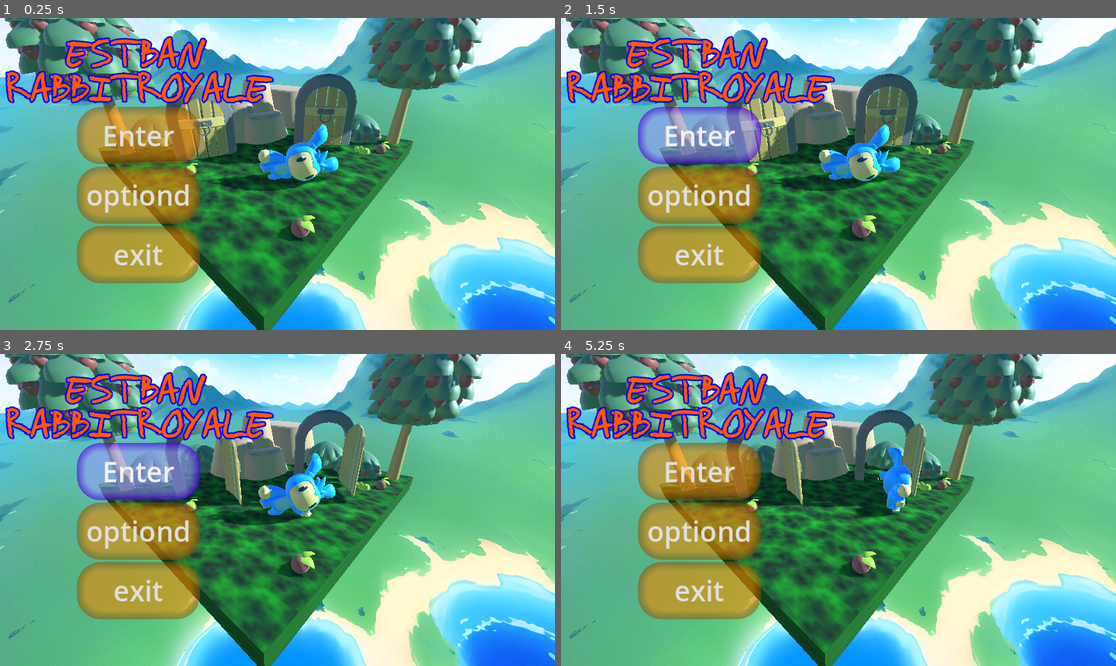
Above: before the commit, frames 1-4 (two rows, left to right).
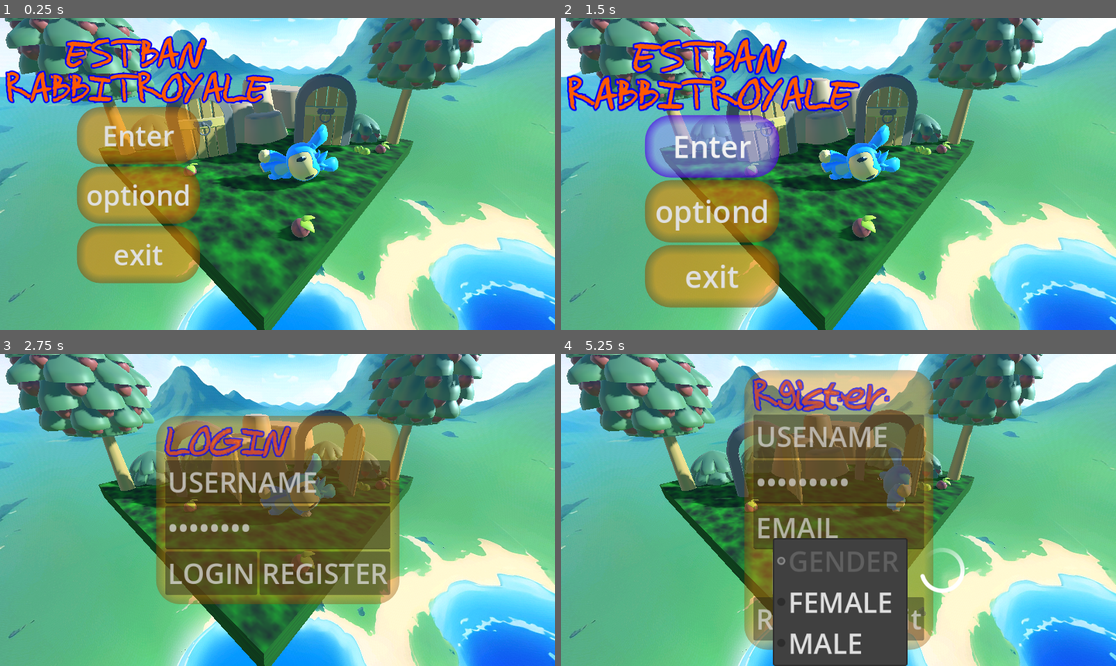
Above: after the commit, the same moments.

Repository: orial021/RabbitRoyale
Game: Godot game, scene res://Scenes/menu/menu.tscn
The game is run twice, just before and just after one commit, with the same random seed, the same clock (stepped at 60 frames per second) and the same inputs.
Inputs (mouse positions are in pixels of both pictures, inside the frame that each line leads up to):
- Up to frame 1 (0.25 s): no input
- Up to frame 2 (1.5 s): click "optiond" at 0.5 s; click "Enter" at 1.25 s
- Up to frame 3 (2.75 s): click (138, 472) at 2 s, where only the run before the commit has a clickable "Enter"
- Up to frame 4 (5.25 s): click (771, 572) at 2.75 s, where only the run after the commit has a clickable "LOGIN"; click (882, 572) at 3.5 s, where only the run after the commit has a clickable "REGISTER"; move the mouse to (960, 494) at 4.27 s; hold Right (ui_right) 4.28-5 s; tap Space (ui_select) at 4.52 s; click (838, 572) at 5 s, where only the run after the commit has a clickable "GENDER"

The runs differ from the first frame. In frame 2, 18% of the frame differs, in the area x 0-54%, y 5-93%; in frame 3, 37%; in frame 4, 45%, in the area x 0-73%, y 5-100%.

Commit message:
feat(menu): login and  register creation
feat(menu/register): conexion HTTP

Diff:
--- /dev/null
+++ b/rabitRoyale/EstebanRabbit/Scenes/menu/gui.gd
@@ -0,0 +1 @@
+extends CanvasLayer
--- /dev/null
+++ b/rabitRoyale/EstebanRabbit/Scenes/menu/login.gd
@@ -0,0 +1,20 @@
+extends MarginContainer
+
+@onready var http_login: HTTPRequest = $HTTPLogin
+@onready var http_profile: HTTPRequest = $HTTPProfile
+var json = JSON.new()
+var endpoint : String
+var password : String
+
+func _process(delta: float) -> void:
+	$"../Change_icon".rotation += 0.1
+
+func _on_login_pressed() -> void:
+	$"../Change_icon".visible = true
+	Global.username = %Username.text
+	password = %Password.text
+	var data = "username=" + Global.username + "&password=" + password
+	endpoint = Global.HOST + "auth/login"
+	var  headers = PackedStringArray()
+	headers.push_back("Content-Type: application/x-www-form-urlencoded")
+	http_login.request(endpoint, headers, HTTPClient.METHOD_POST, data)
--- a/rabitRoyale/EstebanRabbit/Scenes/menu/menu.tscn
+++ b/rabitRoyale/EstebanRabbit/Scenes/menu/menu.tscn
@@ -11,9 +11,13 @@
 [ext_resource type="Texture2D" uid="uid://ceqf60a4yumpn" path="res://Assets/Images/clouds_anime_6k.jpg" id="8_uwxxs"]
 [ext_resource type="PackedScene" uid="uid://bqj0kmee5q0q0" path="res://Scenes/menu/door_2.tscn" id="9_i081d"]
 [ext_resource type="PackedScene" uid="uid://b606olqb4dcop" path="res://Scenes/menu/charactermenu.tscn" id="9_qwfkq"]
+[ext_resource type="Script" uid="uid://c2kukrmvgrd1q" path="res://Scenes/menu/gui.gd" id="12_fpwaj"]
 [ext_resource type="Theme" uid="uid://cbaf64cm2n3qx" path="res://Resources/Utils/menu.tres" id="12_tumgr"]
 [ext_resource type="StyleBox" uid="uid://t43ed07sxino" path="res://Resources/Utils/HoverButton.tres" id="13_fpwaj"]
 [ext_resource type="StyleBox" uid="uid://co4lgbj6366pm" path="res://Resources/Utils/enterButton.tres" id="13_pofsc"]
+[ext_resource type="Script" uid="uid://dvg3vhalrpc0j" path="res://Scenes/menu/register.gd" id="16_d2wo7"]
+[ext_resource type="Script" uid="uid://dunly7h72avsi" path="res://Scenes/menu/login.gd" id="17_mdmk3"]
+[ext_resource type="Texture2D" uid="uid://xi355g67hqmx" path="res://Assets/Images/ICONO CARGA.png" id="18_mdmk3"]
 
 [sub_resource type="FastNoiseLite" id="FastNoiseLite_3fcxt"]
 noise_type = 2
@@ -160,9 +164,10 @@
 [node name="Character_menu" parent="." instance=ExtResource("9_qwfkq")]
 transform = Transform3D(0.999435, -0.0336258, 1.46986e-09, -2.42625e-15, -4.37114e-08, -1, 0.0336258, 0.999435, -4.36867e-08, 1.08847, 0.602607, 4.72512)
 
-[node name="CanvasLayer" type="CanvasLayer" parent="."]
-
-[node name="Control" type="Control" parent="CanvasLayer"]
+[node name="GUI" type="CanvasLayer" parent="."]
+script = ExtResource("12_fpwaj")
+
+[node name="Control" type="Control" parent="GUI"]
 layout_mode = 3
 anchors_preset = 15
 anchor_right = 1.0
@@ -170,7 +175,7 @@
 grow_horizontal = 2
 grow_vertical = 2
 
-[node name="MarginContainer" type="MarginContainer" parent="CanvasLayer/Control"]
+[node name="MarginContainer" type="MarginContainer" parent="GUI/Control"]
 layout_mode = 1
 anchors_preset = 9
 anchor_bottom = 1.0
@@ -178,44 +183,183 @@
 offset_bottom = -47.0
 grow_vertical = 2
 
-[node name="VBoxContainer" type="VBoxContainer" parent="CanvasLayer/Control/MarginContainer"]
+[node name="VBoxContainer" type="VBoxContainer" parent="GUI/Control/MarginContainer"]
 layout_mode = 2
 size_flags_vertical = 4
 
-[node name="Label" type="Label" parent="CanvasLayer/Control/MarginContainer/VBoxContainer"]
+[node name="Label" type="Label" parent="GUI/Control/MarginContainer/VBoxContainer"]
 layout_mode = 2
 theme = ExtResource("12_tumgr")
 text = "ESTBAN
 RABBITROYALE"
 horizontal_alignment = 1
 
-[node name="VBoxContainer" type="VBoxContainer" parent="CanvasLayer/Control/MarginContainer/VBoxContainer"]
+[node name="VBoxContainer" type="VBoxContainer" parent="GUI/Control/MarginContainer/VBoxContainer"]
 layout_mode = 2
 size_flags_horizontal = 4
 size_flags_vertical = 8
 theme = ExtResource("12_tumgr")
 
-[node name="enter" type="Button" parent="CanvasLayer/Control/MarginContainer/VBoxContainer/VBoxContainer"]
+[node name="enter" type="Button" parent="GUI/Control/MarginContainer/VBoxContainer/VBoxContainer"]
 layout_mode = 2
 focus_mode = 0
 theme_override_styles/hover = ExtResource("13_fpwaj")
 theme_override_styles/normal = ExtResource("13_pofsc")
 text = "Enter"
 
-[node name="options" type="Button" parent="CanvasLayer/Control/MarginContainer/VBoxContainer/VBoxContainer"]
+[node name="options" type="Button" parent="GUI/Control/MarginContainer/VBoxContainer/VBoxContainer"]
 layout_mode = 2
 focus_mode = 0
 theme_override_styles/hover = ExtResource("13_fpwaj")
 theme_override_styles/normal = ExtResource("13_pofsc")
 text = "optiond"
 
-[node name="exit" type="Button" parent="CanvasLayer/Control/MarginContainer/VBoxContainer/VBoxContainer"]
+[node name="exit" type="Button" parent="GUI/Control/MarginContainer/VBoxContainer/VBoxContainer"]
 layout_mode = 2
 focus_mode = 0
 theme_override_styles/hover = ExtResource("13_fpwaj")
 theme_override_styles/normal = ExtResource("13_pofsc")
 text = "exit"
 
-[connection signal="pressed" from="CanvasLayer/Control/MarginContainer/VBoxContainer/VBoxContainer/enter" to="." method="_on_enter_pressed"]
-[connection signal="pressed" from="CanvasLayer/Control/MarginContainer/VBoxContainer/VBoxContainer/options" to="." method="_on_options_pressed"]
-[connection signal="pressed" from="CanvasLayer/Control/MarginContainer/VBoxContainer/VBoxContainer/exit" to="." method="_on_exit_pressed"]
+[node name="Register" type="MarginContainer" parent="GUI/Control"]
+unique_name_in_owner = true
+modulate = Color(1, 1, 1, 0)
+layout_mode = 1
+anchors_preset = 8
+anchor_left = 0.5
+anchor_top = 0.5
+anchor_right = 0.5
+anchor_bottom = 0.5
+offset_left = -34.0
+offset_top = -82.0
+offset_right = 34.0
+offset_bottom = 82.0
+grow_horizontal = 2
+grow_vertical = 2
+script = ExtResource("16_d2wo7")
+
+[node name="PanelContainer" type="PanelContainer" parent="GUI/Control/Register"]
+layout_mode = 2
+theme_override_styles/panel = ExtResource("13_pofsc")
+
+[node name="VBoxContainer" type="VBoxContainer" parent="GUI/Control/Register/PanelContainer"]
+layout_mode = 2
+theme = ExtResource("12_tumgr")
+
+[node name="Label" type="Label" parent="GUI/Control/Register/PanelContainer/VBoxContainer"]
+layout_mode = 2
+text = "Rgister"
+
+[node name="usernameregister" type="LineEdit" parent="GUI/Control/Register/PanelContainer/VBoxContainer"]
+unique_name_in_owner = true
+layout_mode = 2
+text = "USENAME"
+
+[node name="passwordregister" type="LineEdit" parent="GUI/Control/Register/PanelContainer/VBoxContainer"]
+unique_name_in_owner = true
+layout_mode = 2
+text = "PASSWAORD"
+secret = true
+
+[node name="email" type="LineEdit" parent="GUI/Control/Register/PanelContainer/VBoxContainer"]
+unique_name_in_owner = true
+layout_mode = 2
+text = "EMAIL"
+
+[node name="Gender" type="OptionButton" parent="GUI/Control/Register/PanelContainer/VBoxContainer"]
+unique_name_in_owner = true
+layout_mode = 2
+size_flags_horizontal = 4
+selected = 0
+item_count = 3
+popup/item_0/text = "GENDER"
+popup/item_0/id = 0
+popup/item_0/disabled = true
+popup/item_1/text = "FEMALE"
+popup/item_1/id = 1
+popup/item_2/text = "MALE"
+popup/item_2/id = 2
+
+[node name="HBoxContainer" type="HBoxContainer" parent="GUI/Control/Register/PanelContainer/VBoxContainer"]
+layout_mode = 2
+theme = ExtResource("12_tumgr")
+
+[node name="register" type="Button" parent="GUI/Control/Register/PanelContainer/VBoxContainer/HBoxContainer"]
+layout_mode = 2
+text = "Register"
+
+[node name="ExitRegister" type="Button" parent="GUI/Control/Register/PanelContainer/VBoxContainer/HBoxContainer"]
+layout_mode = 2
+text = "Exit"
+
+[node name="HTTPRegister" type="HTTPRequest" parent="GUI/Control/Register"]
+
+[node name="login" type="MarginContainer" parent="GUI/Control"]
+unique_name_in_owner = true
+modulate = Color(1, 1, 1, 0)
+layout_mode = 1
+anchors_preset = 8
+anchor_left = 0.5
+anchor_top = 0.5
+anchor_right = 0.5
+anchor_bottom = 0.5
+offset_left = -72.0
+offset_top = -64.0
+offset_right = 72.0
+offset_bottom = 64.0
+grow_horizontal = 2
+grow_vertical = 2
+script = ExtResource("17_mdmk3")
+
+[node name="PanelContainer" type="PanelContainer" parent="GUI/Control/login"]
+layout_mode = 2
+theme_override_styles/panel = ExtResource("13_pofsc")
+
+[node name="VBoxContainer" type="VBoxContainer" parent="GUI/Control/login/PanelContainer"]
+layout_mode = 2
+theme = ExtResource("12_tumgr")
+
+[node name="Label" type="Label" parent="GUI/Control/login/PanelContainer/VBoxContainer"]
+layout_mode = 2
+text = "LOGIN"
+
+[node name="Username" type="LineEdit" parent="GUI/Control/login/PanelContainer/VBoxContainer"]
+unique_name_in_owner = true
+layout_mode = 2
+text = "USERNAME"
+
+[node name="Password" type="LineEdit" parent="GUI/Control/login/PanelContainer/VBoxContainer"]
+unique_name_in_owner = true
+layout_mode = 2
+text = "PASSWORD"
+secret = true
+
+[node name="HBoxContainer" type="HBoxContainer" parent="GUI/Control/login/PanelContainer/VBoxContainer"]
+layout_mode = 2
+
+[node name="Login" type="Button" parent="GUI/Control/login/PanelContainer/VBoxContainer/HBoxContainer"]
+layout_mode = 2
+text = "LOGIN"
+
+[node name="Register" type="Button" parent="GUI/Control/login/PanelContainer/VBoxContainer/HBoxContainer"]
+layout_mode = 2
+size_flags_horizontal = 4
+size_flags_vertical = 4
+text = "REGISTER"
+
+[node name="HTTPLogin" type="HTTPRequest" parent="GUI/Control/login"]
+
+[node name="HTTPProfile" type="HTTPRequest" parent="GUI/Control/login"]
+
+[node name="Change_icon" type="Sprite2D" parent="GUI/Control"]
+visible = false
+position = Vector2(659, 374)
+texture = ExtResource("18_mdmk3")
+
+[connection signal="pressed" from="GUI/Control/MarginContainer/VBoxContainer/VBoxContainer/enter" to="." method="_on_enter_pressed"]
+[connection signal="pressed" from="GUI/Control/MarginContainer/VBoxContainer/VBoxContainer/options" to="." method="_on_options_pressed"]
+[connection signal="pressed" from="GUI/Control/MarginContainer/VBoxContainer/VBoxContainer/exit" to="." method="_on_exit_pressed"]
+[connection signal="pressed" from="GUI/Control/Register/PanelContainer/VBoxContainer/HBoxContainer/register" to="GUI/Control/Register" method="_on_register_pressed"]
+[connection signal="request_completed" from="GUI/Control/Register/HTTPRegister" to="GUI/Control/Register" method="_on_http_register_request_completed"]
+[connection signal="pressed" from="GUI/Control/login/PanelContainer/VBoxContainer/HBoxContainer/Login" to="GUI/Control/login" method="_on_login_pressed"]
+[connection signal="pressed" from="GUI/Control/login/PanelContainer/VBoxContainer/HBoxContainer/Register" to="." method="_on_register_pressed"]
--- /dev/null
+++ b/rabitRoyale/EstebanRabbit/Scenes/menu/register.gd
@@ -0,0 +1,35 @@
+extends MarginContainer
+
+@onready var http_register: HTTPRequest = $HTTPRegister
+
+var username : String
+var password : String
+var email : String
+var gender : String
+var json = JSON.new()
+var data
+var endpoint : String
+
+
+
+func _on_register_pressed() -> void:
+	$"../Change_icon".show()
+	username = %usernameregister.text
+	password = %passwordregister.text
+	email = %email.text
+	var option_button = %Gender
+	gender = option_button.get_item_text(option_button.selected).to_lower()
+	data = {
+		"username" : username,
+		"password" : password,
+		"email" : email,
+		"gender" : gender,
+		"date_of_birth": "2025-04-08T03:30:02.490Z"
+	}
+	var json_data = JSON.stringify(data)
+	endpoint = str(Global.HOST) + "user/create"
+	http_register.request(endpoint, Global.headers, HTTPClient.METHOD_POST, json_data)
+
+
+func _on_http_register_request_completed(result: int, response_code: int, headers: PackedStringArray, body: PackedByteArray) -> void:
+	$"../Change_icon".hide()
--- a/rabitRoyale/EstebanRabbit/Scripts/Global.gd
+++ b/rabitRoyale/EstebanRabbit/Scripts/Global.gd
@@ -29,3 +29,6 @@
 var matches_played : int
 var match_id : int
 var get_ready : bool = false
+
+func _ready() -> void:
+	headers.push_back("Content-Type: applocation/json")
--- a/rabitRoyale/EstebanRabbit/Scripts/menu.gd
+++ b/rabitRoyale/EstebanRabbit/Scripts/menu.gd
@@ -1,6 +1,7 @@
 extends Node3D
 @onready var  door_create: Node3D = $Settings/DoorCreate
 @onready var door_join: Node3D = $Settings/DoorJoin
+@onready var player: Charactermenu  = $Character_menu
 var enterGame : bool = false
 
 func _ready() -> void:
@@ -24,6 +25,11 @@
 	door_create.open()
 	door_join.open()
 	$Character_menu.anin("Wave")
+	var tween : Tween = create_tween().set_trans(Tween.TRANS_LINEAR).set_ease(Tween.EASE_OUT)
+	tween.tween_property($GUI/Control/MarginContainer, "scale", Vector2(1.1, 1.1), 0.2)
+	tween.tween_property($GUI/Control/MarginContainer, "modulate", Color(1.0, 1.0, 1.0, 0.0), 0.5)
+	tween.tween_callback($GUI/Control/MarginContainer.hide)
+	tween.tween_property(%login, "modulate", Color(1.0, 1.0, 1.0, 1.0), 1.0)
 
 
 func _on_options_pressed() -> void:
@@ -33,3 +39,12 @@
 
 func _on_exit_pressed() -> void:
 	get_tree().quit()
+
+
+
+func _on_register_pressed() -> void:
+	var tween : Tween = create_tween().set_trans(Tween.TRANS_LINEAR).set_ease(Tween.EASE_OUT)
+	tween.tween_property(%login, "modulate", Color.TRANSPARENT, 1.0)
+	tween.tween_callback(%login.hide)
+	tween.tween_callback(%Register.show)
+	tween.tween_property(%Register, "modulate", Color.WHITE, 1.0)
Not shown, added: rabitRoyale/EstebanRabbit/Scenes/menu/gui.gd.uid
Not shown, added: rabitRoyale/EstebanRabbit/Scenes/menu/login.gd.uid
Not shown: 1 places in rabitRoyale/EstebanRabbit/Scenes/menu/menu.tscn that only renumber resources
Not shown, changed: rabitRoyale/EstebanRabbit/Scenes/menu/player_animate.tscn
Not shown, added: rabitRoyale/EstebanRabbit/Scenes/menu/register.gd.uid
Not shown, added: migrations/models/0_20250515195819_init.py
Not shown, changed: requirements.txt
